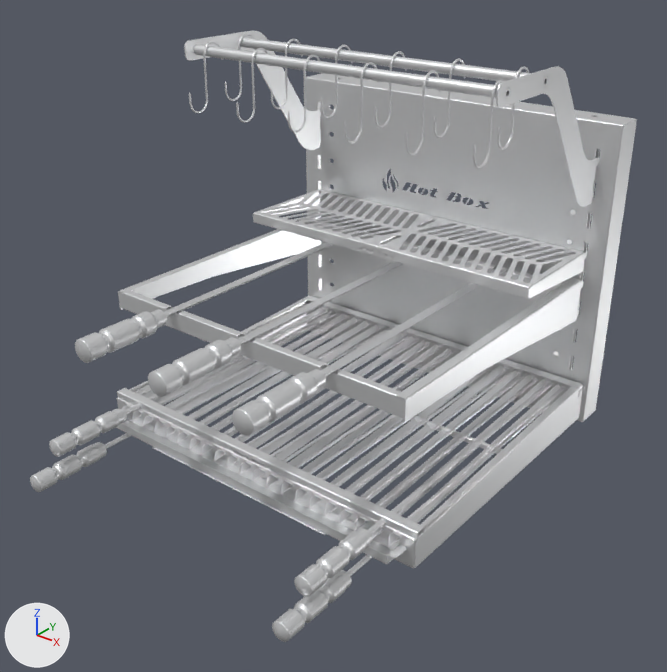
An edit to the glTF model select-60x50.glb, drawn before and after from the same camera.
Before and after are seen from a 50 mm lens placed at (0.822, -0.997, 0.821), pointed at (0.042, -0.021, 0.217). Lighting does not change. The marker at lower left points along +X, +Y and +Z. The picture after the commit comes second. Where no turn or scale is listed for an object, it has been applied to the vertices.

Names of what the first picture shows: 'espetos_inox', 'estrutura_inox', 'grelhaarg_inox', 'grelhauru_inox', 'tendal_inox'.
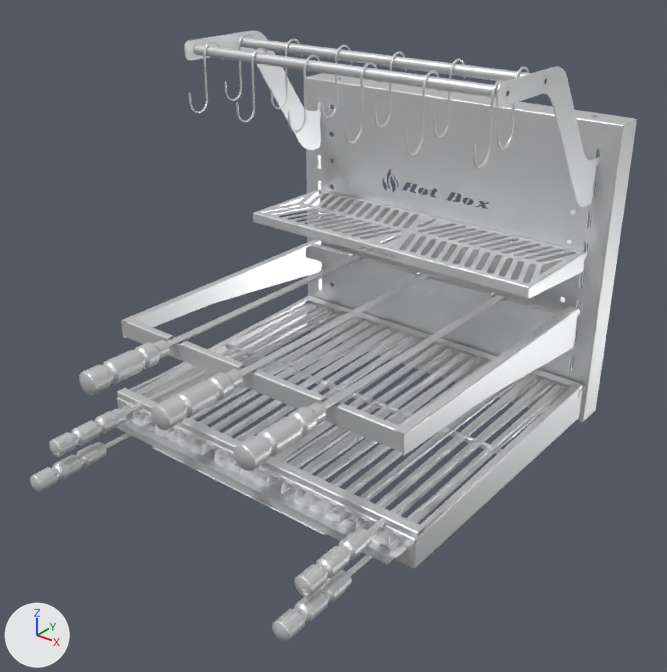
Where the change shows, as pixel boxes (x1, y1, x2, y2) in the pictures (667 x 672 px):
'espetos_inox', moved
    before: (75, 213, 583, 436)
    after: (79, 239, 580, 471)

Edits to the bpy script that builds the scene:
```text
Change ob_espetos_inox:
    ob_espetos_inox.location: (0.0, 0.002, 0.226) -> (0.0, 0.002, 0.176)
```
